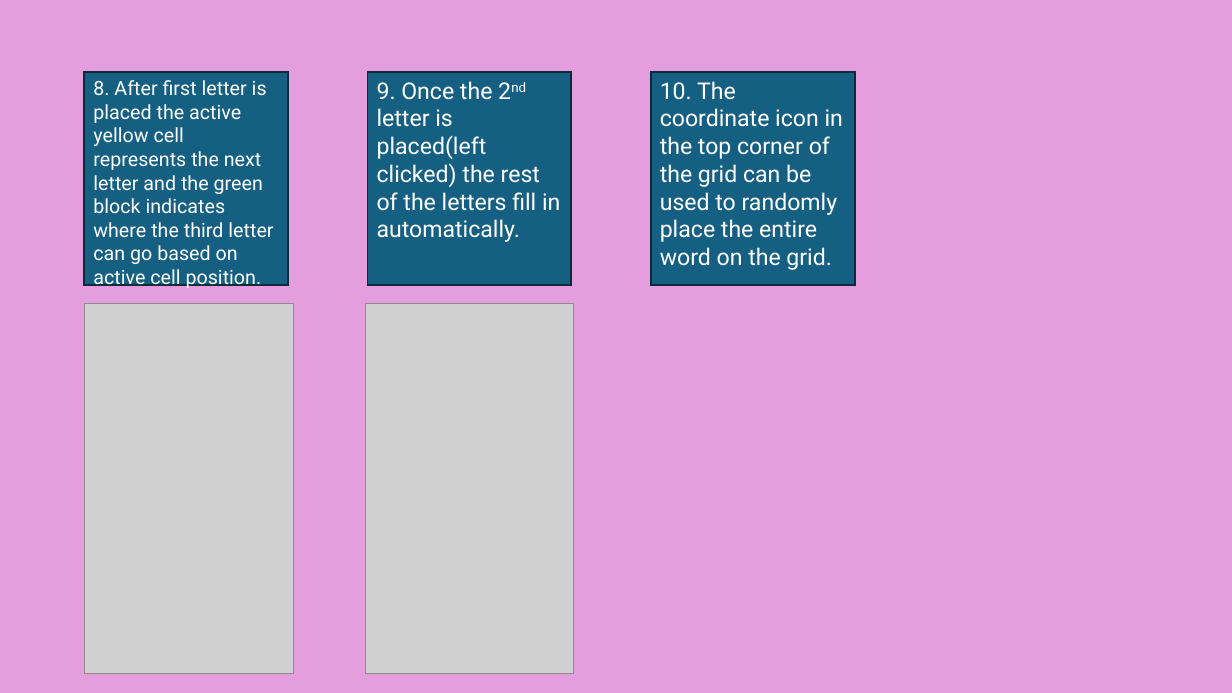
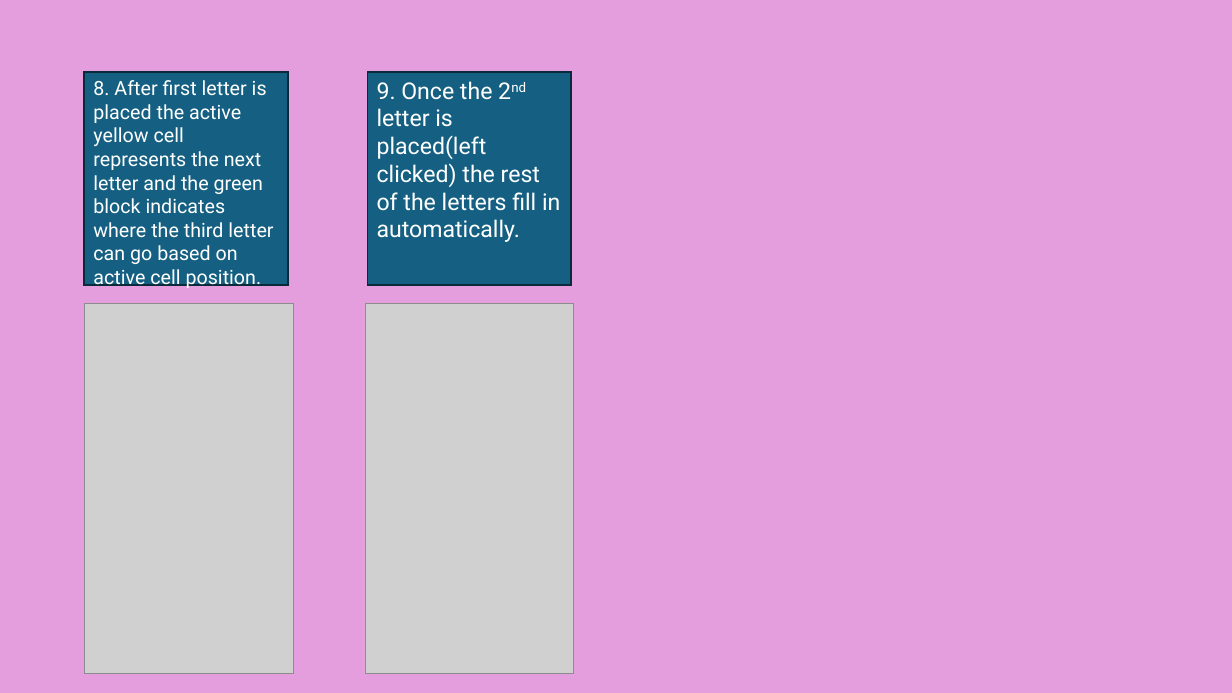
Before and after one commit to TecVooDoo/DontLoseYourHead, a slide deck: slide 3 of Documents/UI mechanics concept.pptx. Drawn at 1232x693 pixels with LibreOffice and Linux fonts; fonts in the diff are those of the drawing; grey boxes stand for pictures. Boxes give left, top, right and bottom in pixels: in the first picture for what was removed or moved away, otherwise in the second. Text is boxed around its words. In the diff, an @@ line names an element or a change of style, - is before the commit and + after.

```diff
--- a/Documents/UI mechanics concept.pptx
+++ b/Documents/UI mechanics concept.pptx
@@ rectangle removed at <box>651,72,855,286</box> @@
-10. The coordinate icon in the top corner of the grid can be used to randomly place the entire word on the grid.
```
Also in this commit, not shown: 23 other files.
